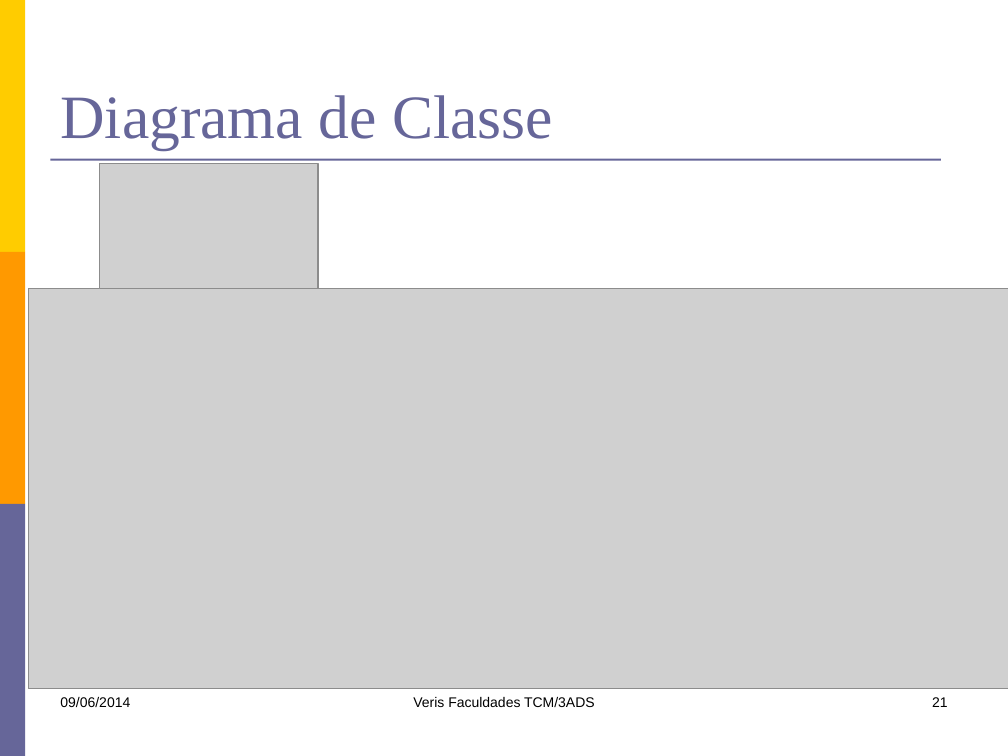
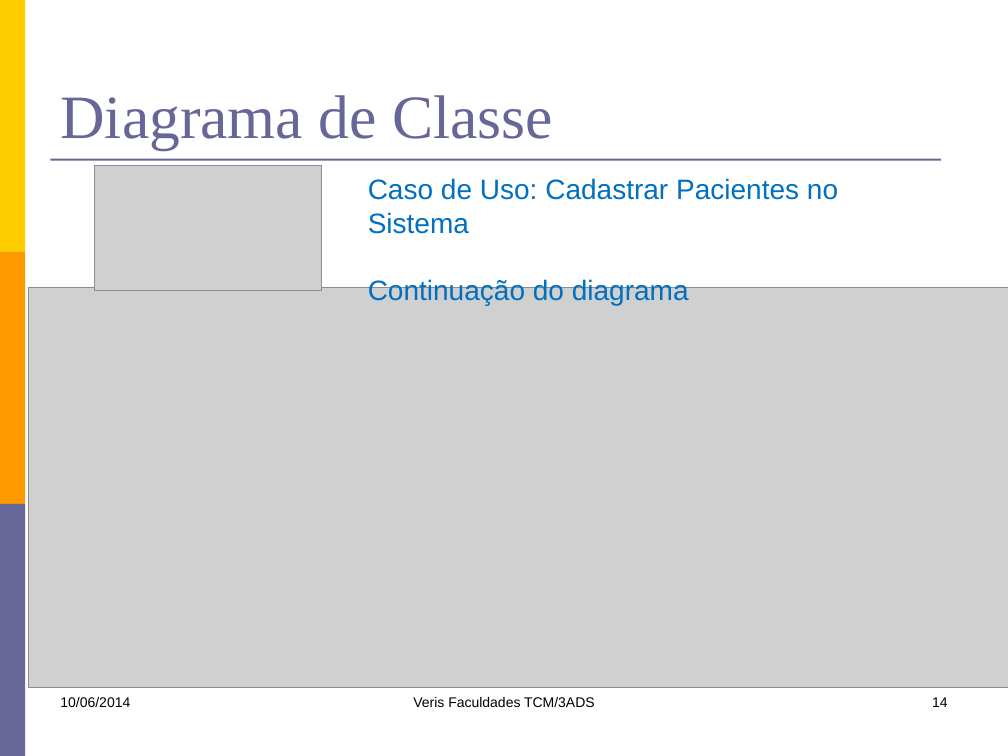
Before and after one commit to kokmz/TCCHUE, a slide deck: slide 14 of documentacao/G4_Apresentacao1sem2014.pptx (slide 21 before the commit). Drawn at 1008x756 pixels with LibreOffice and Linux fonts; fonts in the diff are those of the drawing; grey boxes stand for pictures. Boxes give left, top, right and bottom in pixels: in the first picture for what was removed or moved away, otherwise in the second. Text is boxed around its words. In the diff, an @@ line names an element or a change of style, - is before the commit and + after.

```diff
--- a/documentacao/G4_Apresentacao1sem2014.pptx
+++ b/documentacao/G4_Apresentacao1sem2014.pptx
@@ picture: place and size @@
-picture at (99, 163, 318, 288)
+picture at (95, 165, 322, 290)
@@ text added at (368, 178, 838, 305), 20 pt, text #0070C0 @@
+Caso de Uso: Cadastrar Pacientes no Sistema
+Continuação do diagrama
@@ text at (60, 697, 130, 707): text changed @@
-09/06/2014
+10/06/2014
@@ page number at (932, 697, 948, 707): text changed @@
-21
+14
```
Also in this commit, not shown: 16 other slides changed, 16 slides removed.
